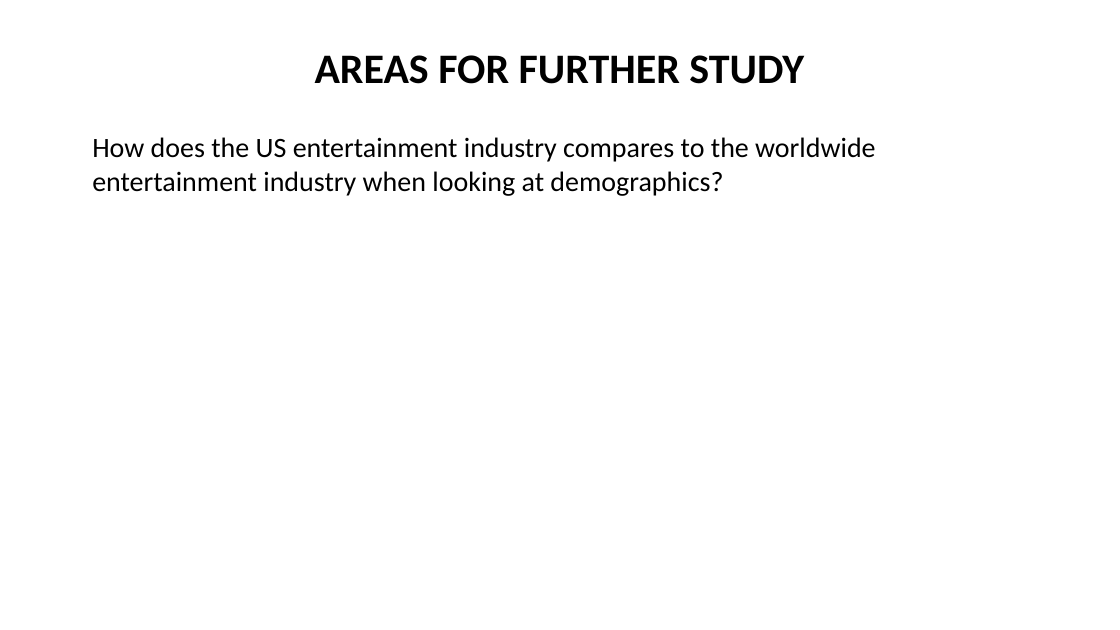
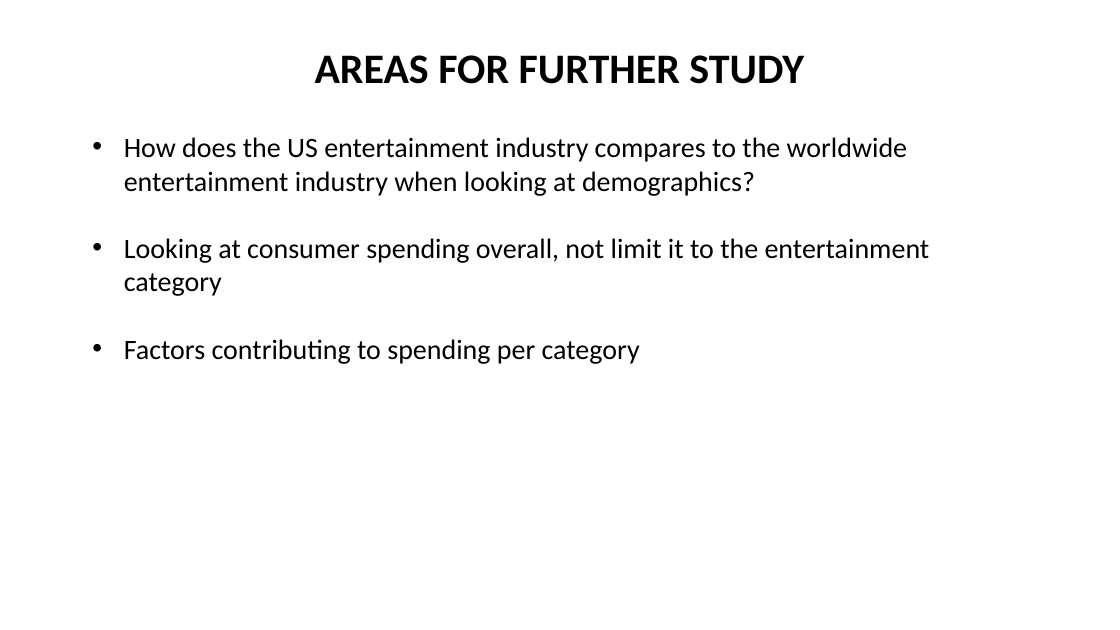
Before and after one commit to mosal2000/ConsumerSpending, a slide deck: slide 22 of Project 1 Presentationv4.pptx. Drawn at 1120x630 pixels with LibreOffice and Linux fonts; fonts in the diff are those of the drawing; background and template pictures are left out. Boxes give left, top, right and bottom in pixels: in the first picture for what was removed or moved away, otherwise in the second. Text is boxed around its words. In the diff, an @@ line names an element or a change of style, - is before the commit and + after.

Commit message:
Update further Studies

```diff
--- a/Project 1 Presentationv4.pptx
+++ b/Project 1 Presentationv4.pptx
@@ text at (x1=124, y1=137, x2=907, y2=196): bullet none to • @@
@@ text at (x1=124, y1=238, x2=930, y2=364): paragraphs added @@
+• Looking at consumer spending overall, not limit it to the entertainment category
+• Factors contributing to spending per category
```
